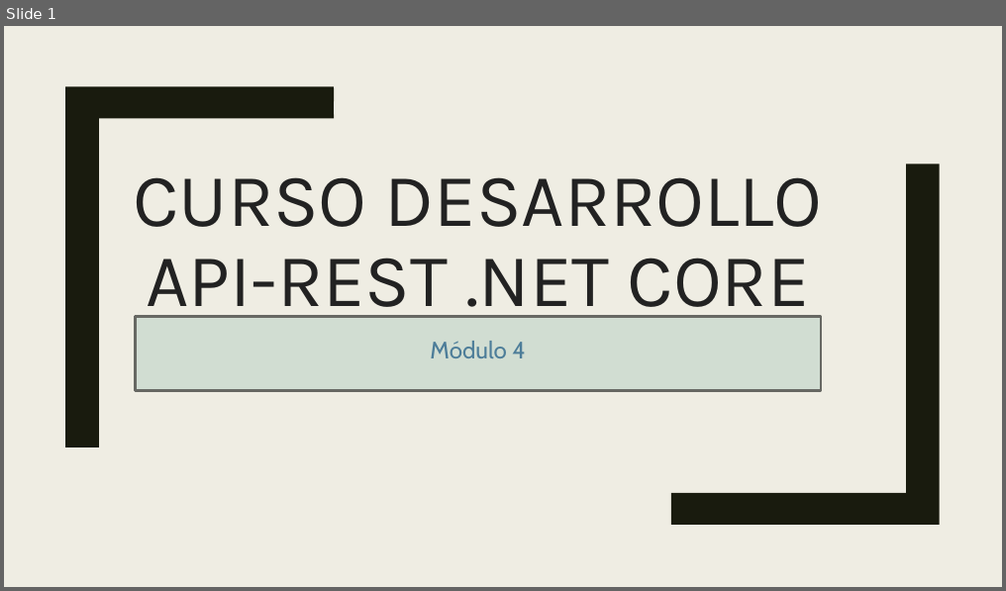
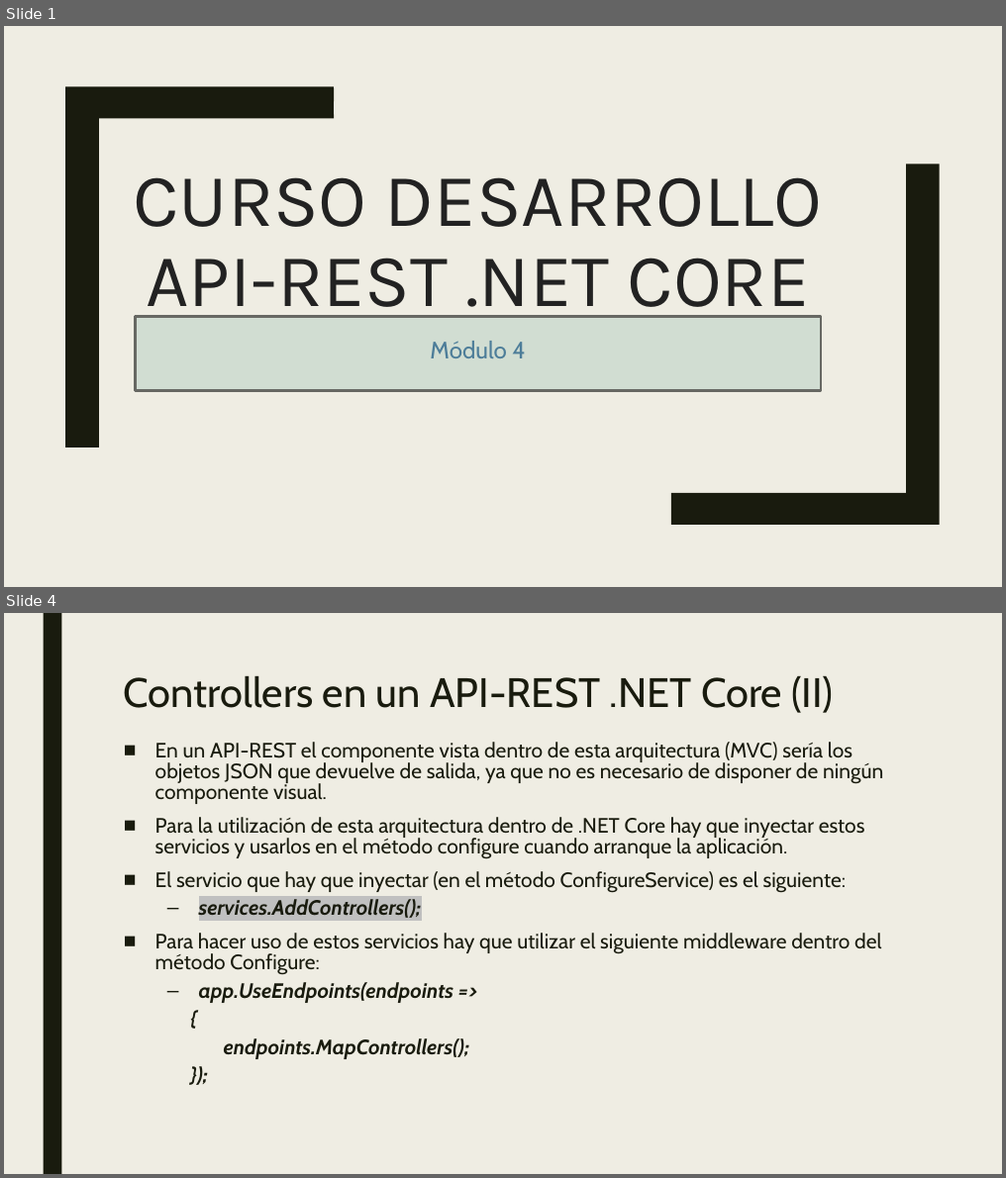
Before and after one commit to dadjh85/Demo4-Curso-.NetCore3.1, a slide deck: doc/Demo4- Curso .NET Core.pptx. Shown one above the other, each under a label of ours: slide 1 before the commit, slides 1 and 4 after it; the slides between them are not shown. The pictures are 1006x591 and 1006x1178 pixels, drawn with LibreOffice and Linux fonts; fonts in the diff are those of the drawing. Boxes give left, top, right and bottom in pixels: in the first picture for what was removed or moved away, otherwise in the second. Text is boxed around its words. In the diff, an @@ line names an element or a change of style, - is before the commit and + after.

Commit message:
* Adding Routing .NET Core

```diff
--- a/doc/Demo4- Curso .NET Core.pptx
+++ b/doc/Demo4- Curso .NET Core.pptx
@@ slide 4 added at (x1=4, y1=613, x2=1002, y2=1174), background #EFEDE3 @@
@@ rectangle added at (x1=43, y1=613, x2=61, y2=1174), fill #191B0E @@
@@ title added at (x1=124, y1=676, x2=833, y2=713), 39.6 pt, text #191B0E @@
+Controllers en un API-REST .NET Core (II)
@@ text added at (x1=155, y1=742, x2=883, y2=1059), 20 pt, text #191B0E @@
+■ En un API-REST el componente vista dentro de esta arquitectura (MVC) sería los objetos JSON que devuelve de salida, ya que no es necesario de disponer de ningún componente visual.
+■ Para la utilización de esta arquitectura dentro de .NET Core hay que inyectar estos servicios y usarlos en el método configure cuando arranque la aplicación.
+■ El servicio que hay que inyectar (en el método ConfigureService) es el siguiente:
+  – services.AddControllers();
+■ Para hacer uso de estos servicios hay que utilizar el siguiente middleware dentro del método Configure:
+  – app.UseEndpoints(endpoints =>
+  {
+  endpoints.MapControllers();
+  });
```
Also in this commit, not shown: 1 slide changed, 5 other slides added, 5 other files.
